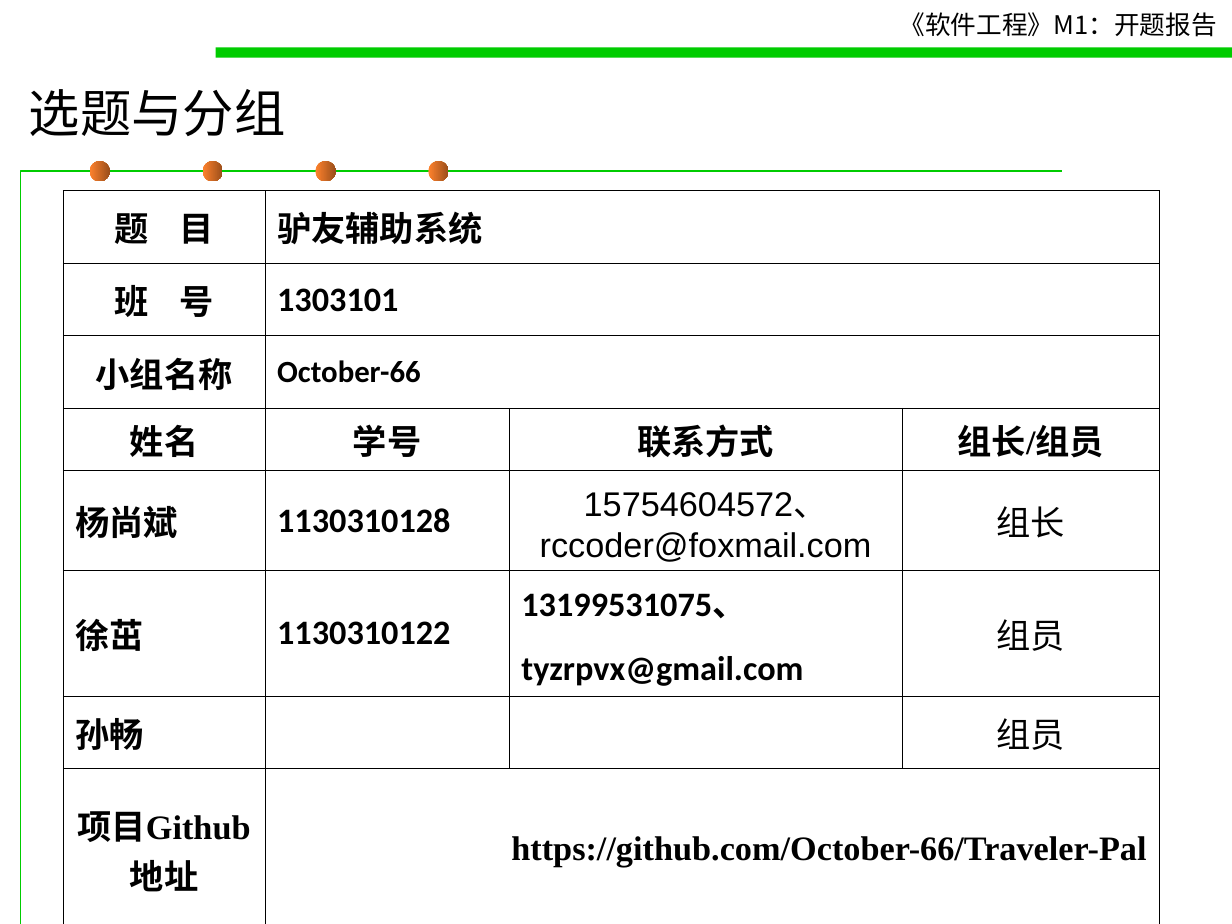
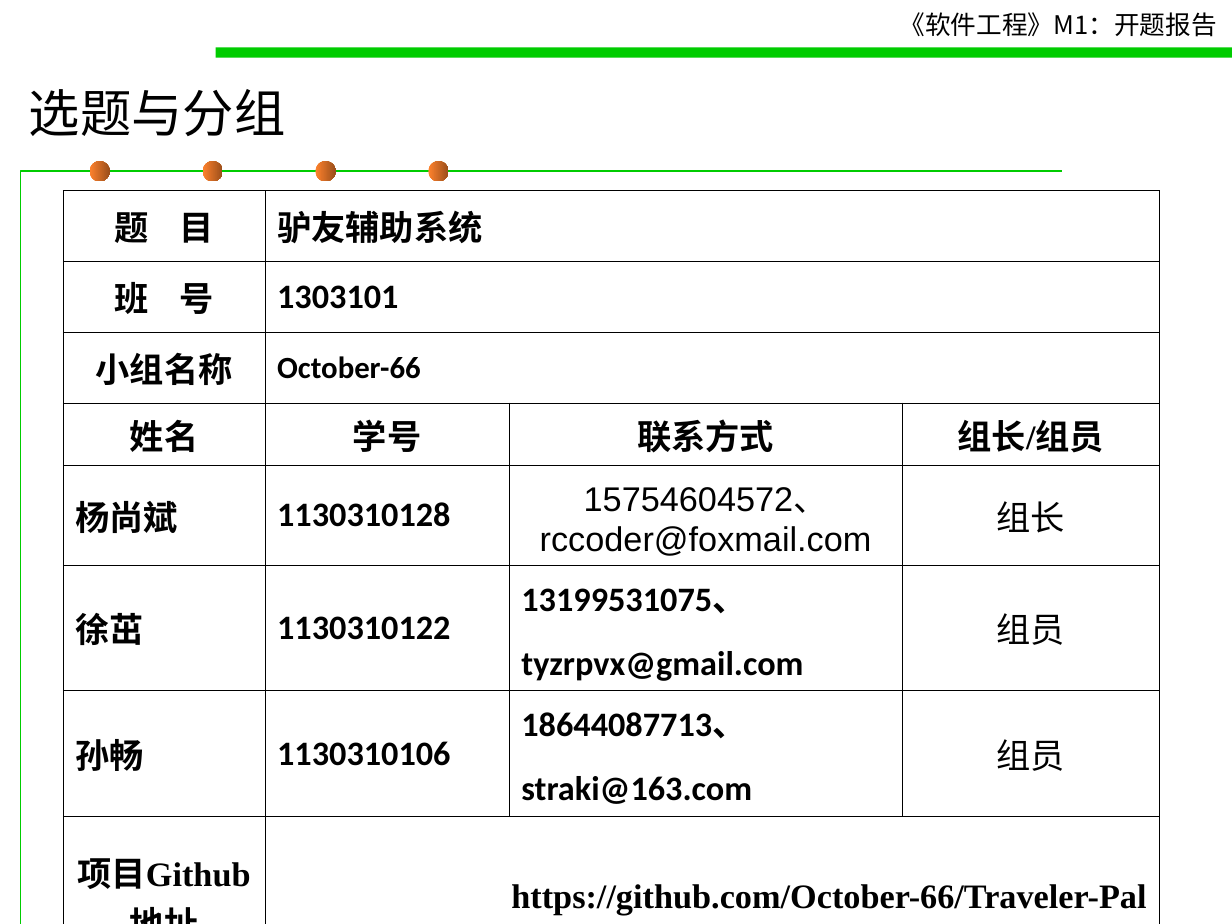
Before and after one commit to October-66/Traveler-Pal, a slide deck: slide 2 of doc/M1 - 开题报告.ppt. Drawn at 1232x924 pixels with LibreOffice and Linux fonts; fonts in the diff are those of the drawing. Boxes give left, top, right and bottom in pixels: in the first picture for what was removed or moved away, otherwise in the second. Text is boxed around its words. In the diff, an @@ line names an element or a change of style, - is before the commit and + after.

Commit message:
add sunchang profile

```diff
--- a/doc/M1 - 开题报告.ppt
+++ b/doc/M1 - 开题报告.ppt
@@ table at box(63, 191, 1159, 924) @@
-row 7, column 2: 
+row 7, column 2: 1130310106
-row 7, column 3: 
+row 7, column 3: 18644087713、 / straki@163.com
```
